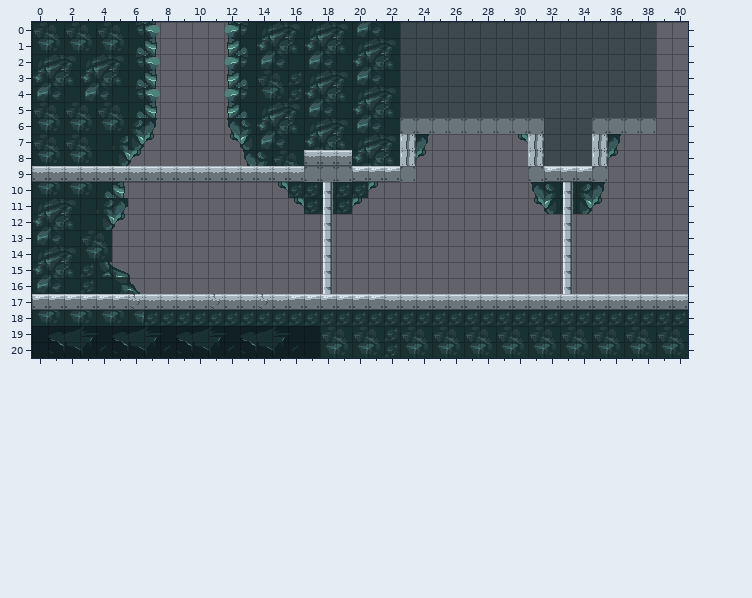
Tiled map -- src/tilesets/magic-cliffs/room-2.tmx. Above: the version before the commit.
Cells are 16x16 px. Shown: x 0..40, y 0..20.
New version:
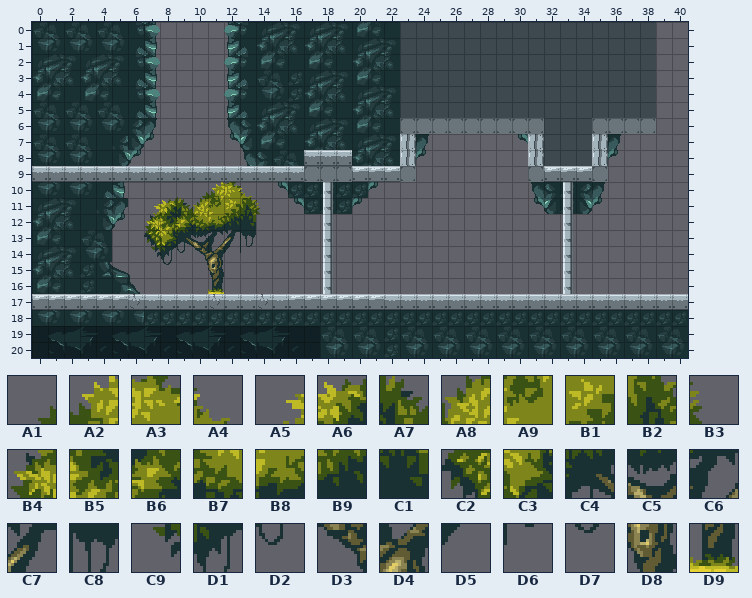
Key: from "tileset": A1 207 "decal", A2 208 "decal", A3 209 "decal", A4 210 "decal", A5 268 "decal", A6 269 "decal", A7 270 "decal", A8 271 "decal", A9 272 "decal", B1 273 "decal", B2 274 "decal", B3 275 "decal", B4 332 "decal", B5 333 "decal", B6 334 "decal", B7 335 "decal", B8 336 "decal", B9 337 "decal", C1 338 "decal", C2 396 "decal", C3 397 "decal", C4 398 "decal", C5 399 "decal", C6 400 "decal", C7 401 "decal", C8 402 "decal", C9 460 "decal", D1 461 "decal", D2 462 "decal", D3 463 "decal", D4 464 "decal", D5 465 "decal", D6 466, D7 525 "decal", D8 528 "decal", D9 592 "decal".
__ is an empty cell.
Difference:
Changed rows in their new state; .. is an unchanged cell.
Layer "primary":
first column x 7:
10 .. .. .. A1 A2 A3 A4 ..
11 A5 A6 A7 A8 A9 B1 B2 B3
12 B4 B5 B6 B7 B8 B9 C1 ..
13 C2 C3 C4 C5 C6 C7 C8 ..
14 C9 D1 D2 D3 D4 D5 D6 ..
15 .. D7 .. .. D8 .. .. ..
16 .. .. .. .. D9 .. .. ..
